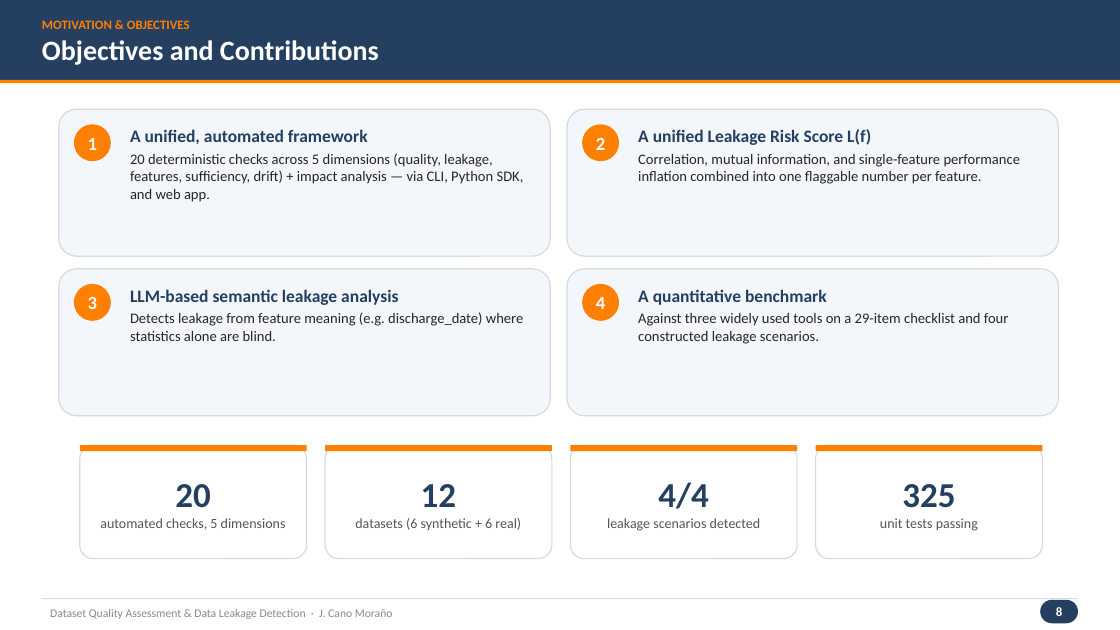
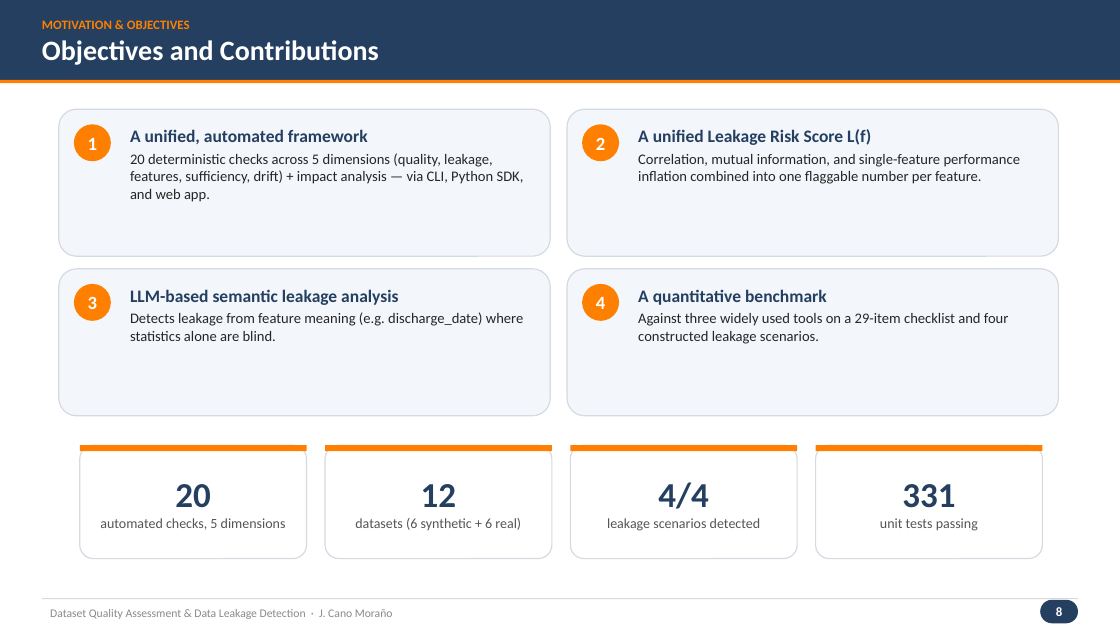
Before and after one commit to jaimecano12/ml-framework, a slide deck: slide 8 of presentation.pptx. Drawn at 1120x630 pixels with LibreOffice and Linux fonts; fonts in the diff are those of the drawing. Boxes give left, top, right and bottom in pixels: in the first picture for what was removed or moved away, otherwise in the second. Text is boxed around its words. In the diff, an @@ line names an element or a change of style, - is before the commit and + after.

```diff
--- a/presentation.pptx
+++ b/presentation.pptx
@@ text in rounded rectangle at (902, 484, 955, 508): text changed @@
-325
+331
```
Also in this commit, not shown: 3 other slides changed, 1 slide added, 1 slide removed, 7 other files.
